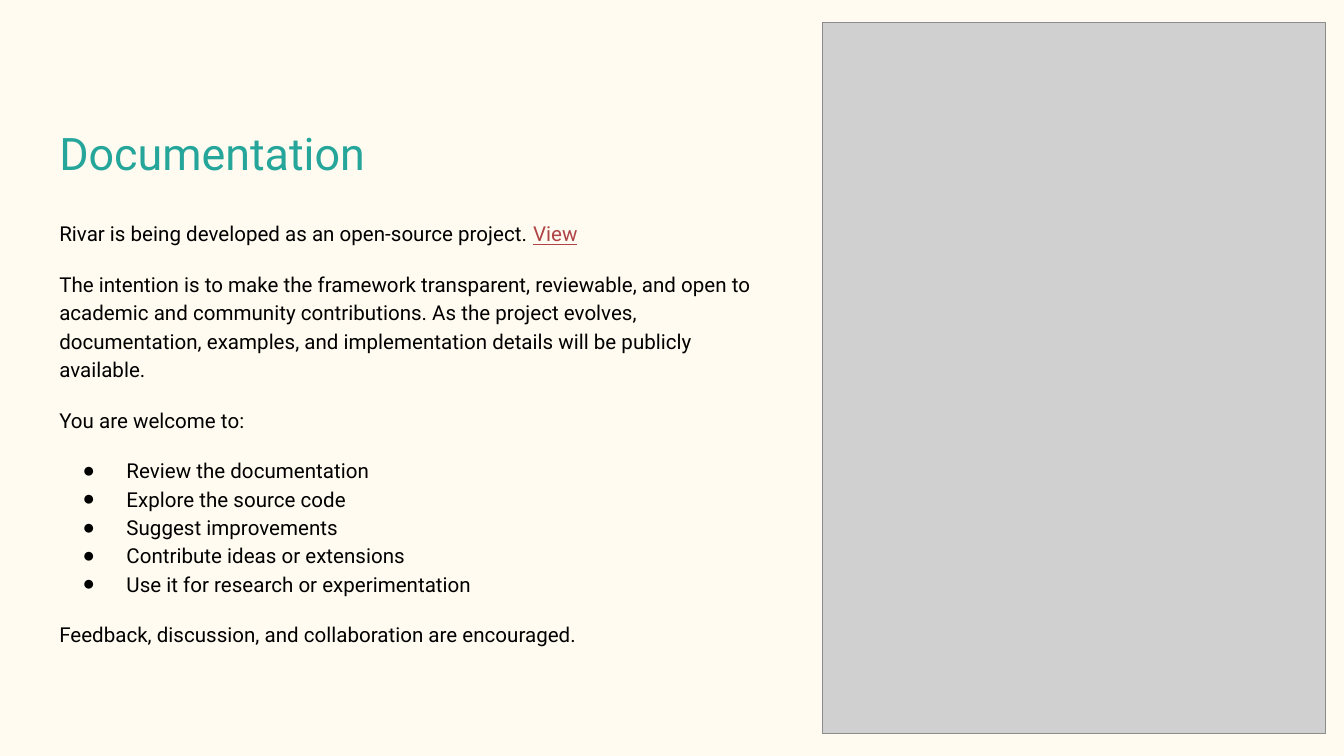
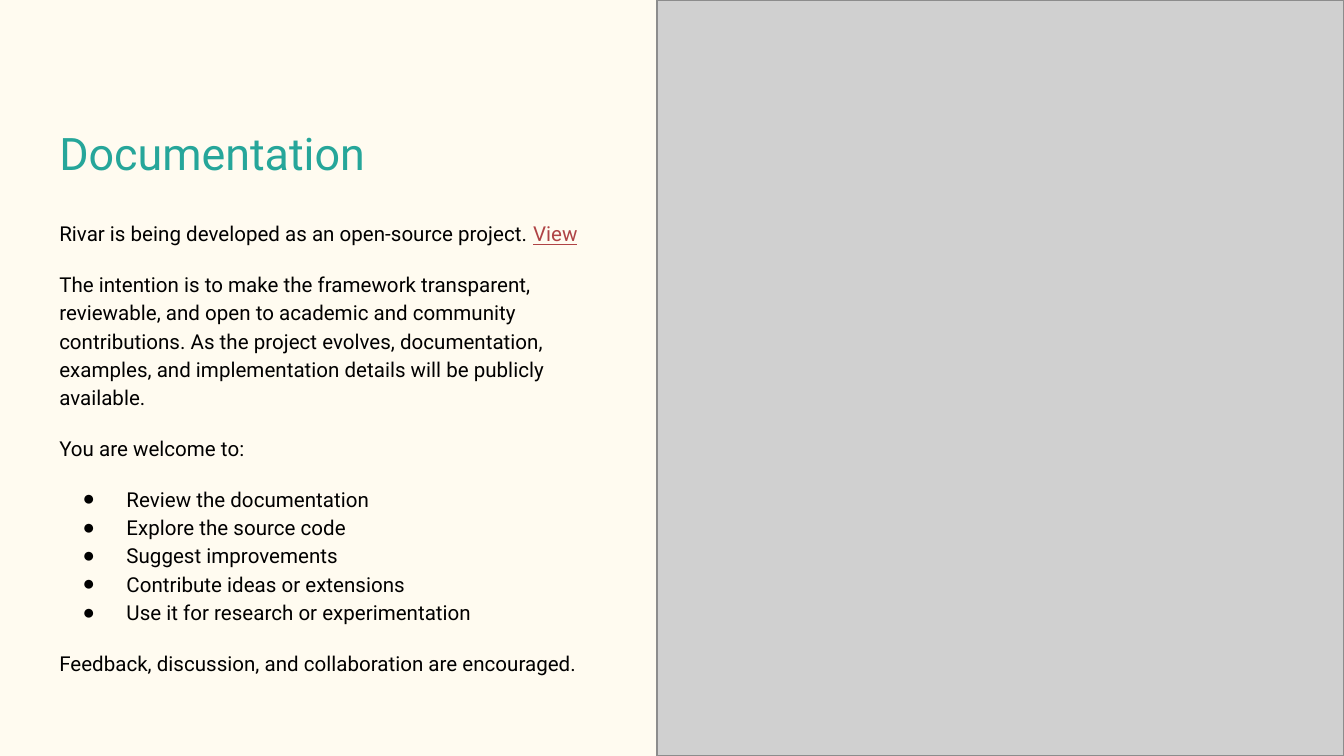
Before and after one commit to RiVaR-Imperial/resources-used, a slide deck: slide 21 of RiVaR-College.pptx. Drawn at 1344x756 pixels with LibreOffice and Linux fonts; fonts in the diff are those of the drawing; grey boxes stand for pictures. Boxes give left, top, right and bottom in pixels: in the first picture for what was removed or moved away, otherwise in the second. Text is boxed around its words. In the diff, an @@ line names an element or a change of style, - is before the commit and + after.

```diff
--- a/RiVaR-College.pptx
+++ b/RiVaR-College.pptx
@@ picture resized from (x1=823, y1=23, x2=1325, y2=734) to (x1=657, y1=0, x2=1344, y2=755) @@
@@ text "Rivar is being developed as ..." rewrapped from (x1=59, y1=225, x2=750, y2=647) to (x1=59, y1=225, x2=577, y2=676) @@
```
Also in this commit, not shown: 2 other slides changed.
